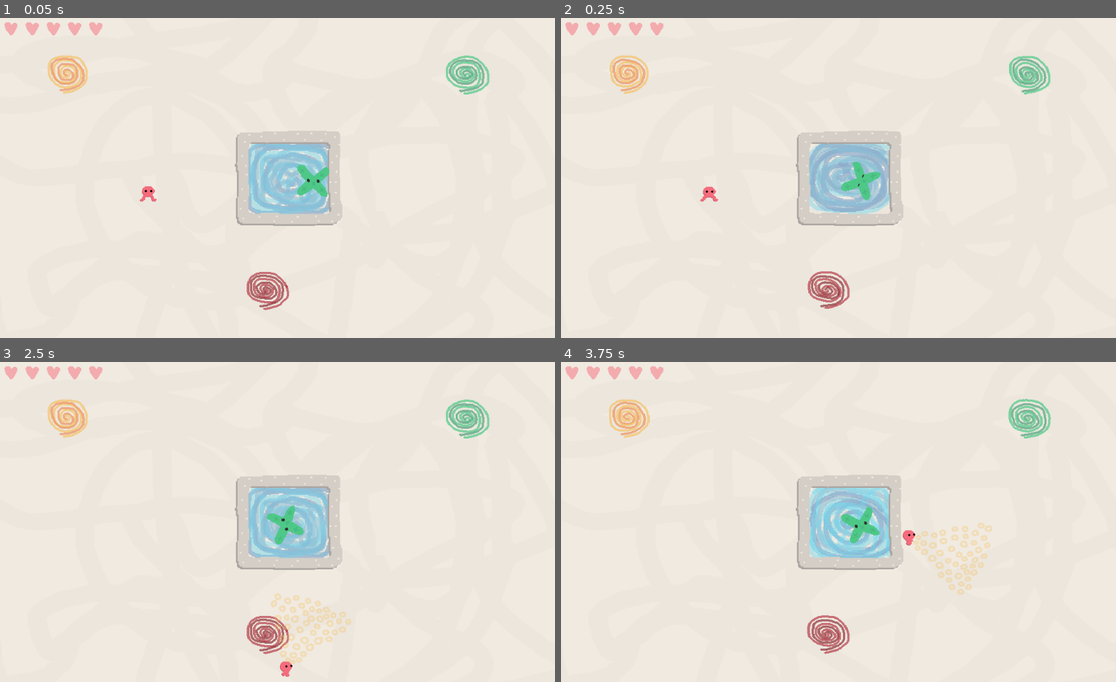
Above: before the commit, frames 1-4 (two rows, left to right).
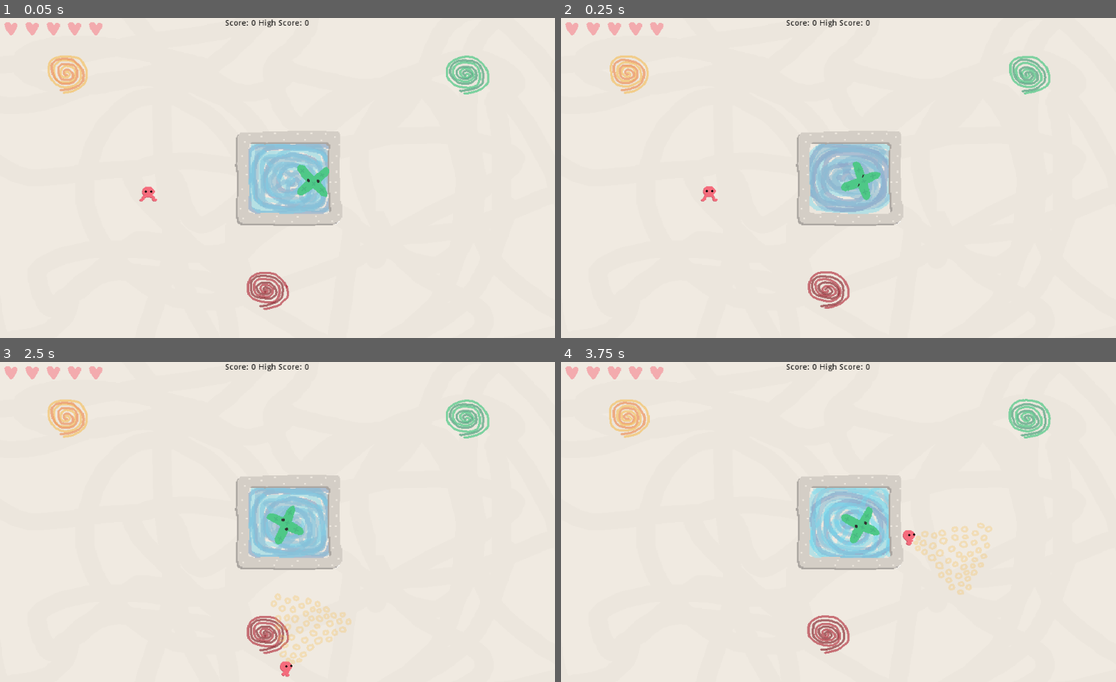
Above: after the commit, the same moments.

Repository: colinkarpfinger/HalfLife3
Game: Godot game, scene res://Scenes/Main.tscn
Same seed, same stepped clock (60 frames per second), same inputs: the game is played once before the commit and once after it. Sound files missing from this copy of the repository are replaced by a short silence.
Inputs (mouse positions are in pixels of both pictures, inside the frame that each line leads up to):
- Up to frame 1 (0.05 s): no input
- Up to frame 2 (0.25 s): no input
- Up to frame 3 (2.5 s): move the mouse to (399, 509) at 0.52 s; press the mouse at (399, 509) at 0.53 s; hold D (move_right) 0.53-1.28 s; move the mouse to (166, 541) at 1.27 s; release the mouse at (166, 541) at 1.28 s; hold S (move_down) 1.28-2.03 s; click (166, 541) at 1.35 s; move the mouse to (333, 451) at 2.02 s; press the mouse at (333, 451) at 2.03 s; hold D (move_right) from 2.03 s (still down)
- Up to frame 4 (3.75 s): move the mouse to (810, 589) at 2.77 s; release D (move_right) at 2.78 s; release the mouse at (810, 589) at 2.78 s; hold W (move_up) 2.78-3.53 s; click (810, 589) at 2.85 s; move the mouse to (1005, 573) at 3.52 s; press the mouse at (1005, 573) at 3.53 s; hold A (move_left) from 3.53 s (still down)

The runs differ from the first frame. In frame 1, 0.2% of the frame differs, in the area x 25-56%, y 0-58%; in frame 2, 0.2%; in frame 3, 0.3%; in frame 4, 0.3%, in the area x 40-78%, y 0-73%.

Commit message:
score and high score added
high score persists outside the scene and game session, used this method: https://godotengine.org/qa/2080/save-record

Diff:
--- a/ParticleTesting/Scenes/Main.tscn
+++ b/ParticleTesting/Scenes/Main.tscn
@@ -10,6 +10,7 @@
 [ext_resource path="res://Images/restart_up_blue.png" type="Texture" id=8]
 [ext_resource path="res://Images/restart_down_blue.png" type="Texture" id=9]
 [ext_resource path="res://Subscenes/ChargerManager.tscn" type="PackedScene" id=10]
+[ext_resource path="res://Subscenes/ScoreCounter.tscn" type="PackedScene" id=11]
 
 [sub_resource type="PhysicsMaterial" id=1]
 friction = 0.0
@@ -128,6 +129,13 @@
 custom_styles/normal = SubResource( 8 )
 text = ""
 
+[node name="ScoreCounter" parent="." instance=ExtResource( 11 )]
+margin_left = 373.028
+margin_top = 3.2152
+margin_right = 570.028
+margin_bottom = 29.2152
+
 [connection signal="player_died" from="Player" to="Button" method="_on_Player_player_died"]
 [connection signal="player_hit" from="Player" to="Hearts" method="_on_Player_player_hit"]
+[connection signal="particle_fully_decayed" from="ParticleSpawner" to="." method="_on_ParticleSpawner_particle_fully_decayed"]
 [connection signal="button_up" from="Button" to="." method="_on_Button_button_up"]
--- a/ParticleTesting/Scripts/Main.gd
+++ b/ParticleTesting/Scripts/Main.gd
@@ -8,7 +8,7 @@
 
 # Called when the node enters the scene tree for the first time.
 func _ready():
-	pass # Replace with function body.
+	pass
 
 
 # Called every frame. 'delta' is the elapsed time since the previous frame.
@@ -17,5 +17,10 @@
 
 
 func _on_Button_button_up():
+	$ScoreCounter.resetScore()
 	get_tree().change_scene("res://Scenes/Main.tscn")
 	pass # Replace with function body.
+
+
+func _on_ParticleSpawner_particle_fully_decayed():
+	$"ScoreCounter".incrementScore()
--- a/ParticleTesting/Scripts/Particle.gd
+++ b/ParticleTesting/Scripts/Particle.gd
@@ -24,6 +24,8 @@
 var numParticlesOnDecay = 2
 var health = startingHealth
 var shakeVec : Vector2 = Vector2(0, 0)
+
+signal particle_fully_decayed
 
 onready var burstSprite = load("res://Subscenes/Burst.tscn")
 
@@ -178,6 +180,8 @@
 				color,
 				states.ACTIVE
 			)
+	else:
+		emit_signal("particle_fully_decayed")
 	spawn_burst_vfx(self.global_position)
 	queue_free()
 
--- a/ParticleTesting/Scripts/ParticleSpawner.gd
+++ b/ParticleTesting/Scripts/ParticleSpawner.gd
@@ -14,6 +14,8 @@
 export var add_music_particle_threshold_1 = 5
 export var add_music_particle_threshold_2 = 10
 export var add_music_particle_threshold_3 = 20
+
+signal particle_fully_decayed
 
 const Particle = preload("res://Scripts/Particle.gd")
 
@@ -60,6 +62,7 @@
 	particle.mass = mass
 	particle.state = state
 #	particle.spawnTime = OS.get_ticks_msec()
+	particle.connect("particle_fully_decayed", self, "_on_particle_fully_decayed")
 	return particle
 
 const center = Vector2(512, 300)
@@ -79,6 +82,8 @@
 	spawn_in_center_at_angle(randomRotationDegrees)
 	spawn_count += 1
 
+func _on_particle_fully_decayed():
+	emit_signal("particle_fully_decayed")
 
 func _process(delta):
 	# This is a waste of CPU but whatever
--- /dev/null
+++ b/ParticleTesting/Scripts/ScoreCounter.gd
@@ -0,0 +1,57 @@
+extends RichTextLabel
+var savegame = File.new() #file
+var save_path = "user://savegame.save" #place of the file
+var save_data = {"highscore": 0} #variable to store data
+
+var score = 0
+var highScore = 0
+
+# Declare member variables here. Examples:
+# var a = 2
+# var b = "text"
+
+
+# Called when the node enters the scene tree for the first time.
+func _ready():
+	if not savegame.file_exists(save_path):
+		create_save()
+	else:
+		highScore = read_savegame()
+		updateText()
+
+
+func incrementScore():
+	score += 1
+	if score > highScore:
+		highScore = score
+	updateText()
+
+
+func resetScore():
+	save(highScore)
+	score = 0
+	updateText()
+
+func updateText():
+	text = "Score :" + str(score) + " High Score: " + str(highScore)
+
+# Called every frame. 'delta' is the elapsed time since the previous frame.
+#func _process(delta):
+#	pass
+
+func save(high_score):
+   save_data["highscore"] = high_score #data to save
+   savegame.open(save_path, File.WRITE) #open file to write
+   savegame.store_var(save_data) #store the data
+   savegame.close() # close the file
+
+func create_save():
+   savegame.open(save_path, File.WRITE)
+   savegame.store_var(save_data)
+   savegame.close()
+
+func read_savegame():
+   savegame.open(save_path, File.READ) #open the file
+   save_data = savegame.get_var() #get the value
+   savegame.close() #close the file
+   return save_data["highscore"] #return the value
--- a/ParticleTesting/Subscenes/Player.tscn
+++ b/ParticleTesting/Subscenes/Player.tscn
@@ -158,7 +158,7 @@
 
 [node name="AnimatedSprite" type="AnimatedSprite" parent="."]
 frames = SubResource( 12 )
-frame = 3
+frame = 1
 speed_scale = 2.0
 playing = true
 
@@ -179,7 +179,7 @@
 scale = Vector2( 0.5, 0.5 )
 frames = SubResource( 26 )
 animation = "yellow"
-frame = 2
+frame = 1
 speed_scale = 1.636
 playing = true
 
--- /dev/null
+++ b/ParticleTesting/Subscenes/ScoreCounter.tscn
@@ -0,0 +1,13 @@
+[gd_scene load_steps=2 format=2]
+
+[ext_resource path="res://Scripts/ScoreCounter.gd" type="Script" id=1]
+
+[node name="Score Counter" type="RichTextLabel"]
+margin_right = 197.0
+margin_bottom = 26.0
+custom_colors/default_color = Color( 0, 0, 0, 1 )
+text = "Score: 0 High Score: 0"
+script = ExtResource( 1 )
+__meta__ = {
+"_edit_use_anchors_": false
+}
Not shown: 1 places in ParticleTesting/Scenes/Main.tscn that only renumber resources
